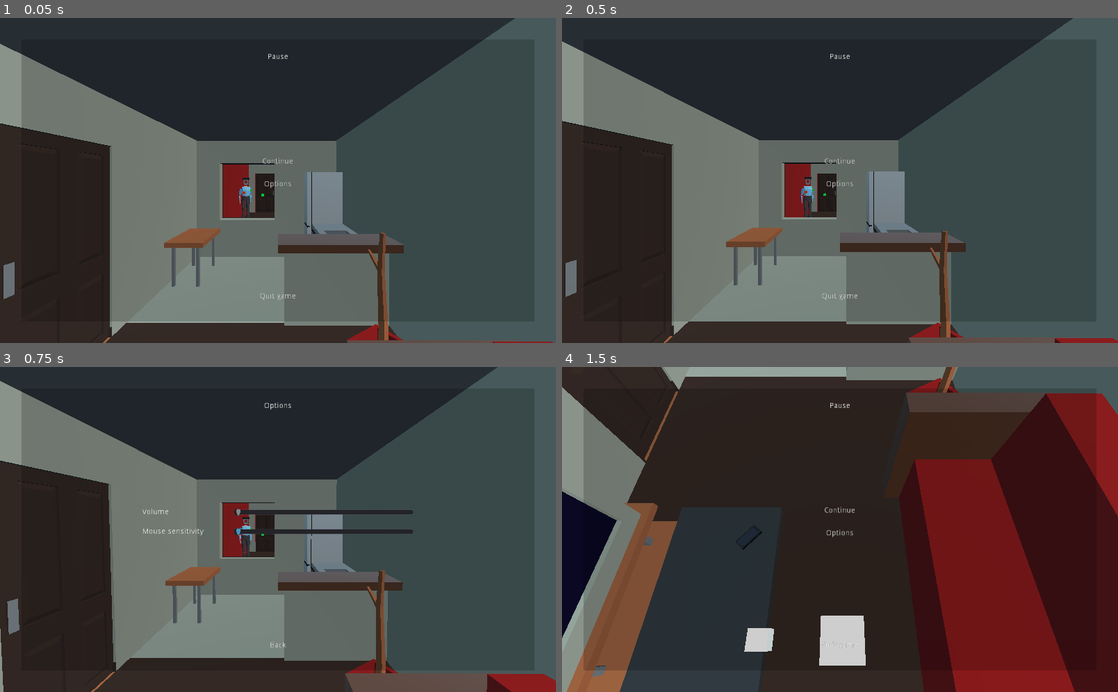
Above: before the commit, frames 1-4 (two rows, left to right).
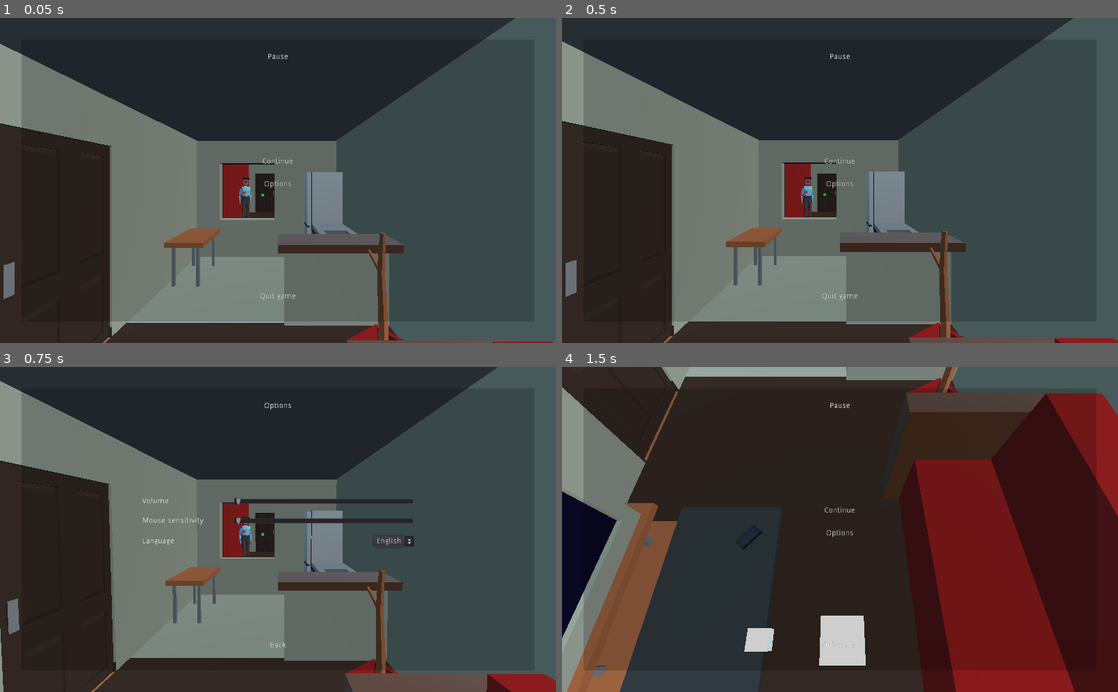
Above: after the commit, the same moments.

Repository: Eptwalabha/ld47
Game: Godot game, scene res://scenes/Game.tscn
Two runs of this game, one before a commit and one after it. Both use one fixed random seed, a clock stepped at 60 frames per second and the inputs below.
Inputs:
- Up to frame 1 (0.05 s): no input
- Up to frame 2 (0.5 s): no input
- Up to frame 3 (0.75 s): click "Options" at 0.5 s
- Up to frame 4 (1.5 s): click "Back" at 1.25 s

Frames 1-2 are identical in both runs. In frame 3, 1.9% of the frame differs, in the area x 25-75%, y 40-56%; in frame 4, nothing differs.

Commit message:
add option to change locale

Diff:
--- a/assets/text/text.csv
+++ b/assets/text/text.csv
@@ -82,3 +82,6 @@
 ui_title_options_menu	Options	Options
 ui_slider_music_volume	Volume	Volume
 ui_slider_mouse_sensitivity	Mouse sensitivity	Sensibilité de la souris
+ui_select_lang	Language	Langue
+ui_locale_fr	Français	Français
+ui_locale_en	English	English
--- a/scenes/ui/menus/OptionsMenu.gd
+++ b/scenes/ui/menus/OptionsMenu.gd
@@ -5,8 +5,27 @@
 signal options_clicked
 signal back_clicked
 
+onready var dropdown := $Menu/Container/Options/List/Locales/OptionButton as OptionButton
+
+var locales = []
+
+func _ready() -> void:
+	var i = 0
+	locales = []
+	var popup := dropdown.get_popup()
+	var current_locale = TranslationServer.get_locale()
+	for locale in TranslationServer.get_loaded_locales():
+		popup.add_item(tr("ui_locale_%s") % locale, i)
+		locales.push_back(locale)
+		if current_locale.begins_with(locale):
+			dropdown.select(i)
+		i += 1
+
 func open() -> void:
 	visible = true
 
 func _on_Back_pressed() -> void:
 	emit_signal("back_clicked")
+
+func _on_MenuButton_item_selected(index: int) -> void:
+	TranslationServer.set_locale(locales[index])
--- a/scenes/ui/menus/OptionsMenu.tscn
+++ b/scenes/ui/menus/OptionsMenu.tscn
@@ -14,32 +14,32 @@
 "_edit_use_anchors_": false
 }
 
-[node name="ColorRect" type="ColorRect" parent="."]
+[node name="Background" type="ColorRect" parent="."]
 margin_left = 40.0
 margin_top = 40.0
 margin_right = 984.0
 margin_bottom = 560.0
 color = Color( 0, 0, 0, 0.188235 )
 
-[node name="VBoxContainer" type="VBoxContainer" parent="."]
+[node name="Menu" type="VBoxContainer" parent="."]
 margin_left = 40.0
 margin_top = 40.0
 margin_right = 984.0
 margin_bottom = 560.0
 
-[node name="CenterContainer" type="CenterContainer" parent="VBoxContainer"]
+[node name="Title" type="CenterContainer" parent="Menu"]
 margin_right = 944.0
 margin_bottom = 64.0
 rect_min_size = Vector2( 0, 64 )
 
-[node name="Label" type="Label" parent="VBoxContainer/CenterContainer"]
+[node name="Label" type="Label" parent="Menu/Title"]
 margin_left = 401.0
 margin_top = 25.0
 margin_right = 542.0
 margin_bottom = 39.0
 text = "ui_title_options_menu"
 
-[node name="MarginContainer" type="MarginContainer" parent="VBoxContainer"]
+[node name="Container" type="MarginContainer" parent="Menu"]
 margin_top = 68.0
 margin_right = 944.0
 margin_bottom = 424.0
@@ -50,33 +50,33 @@
 custom_constants/margin_left = 30
 custom_constants/margin_bottom = 30
 
-[node name="CenterContainer" type="CenterContainer" parent="VBoxContainer/MarginContainer"]
+[node name="Options" type="CenterContainer" parent="Menu/Container"]
 margin_left = 30.0
 margin_top = 30.0
 margin_right = 914.0
 margin_bottom = 326.0
 size_flags_vertical = 3
 
-[node name="VBoxContainer" type="VBoxContainer" parent="VBoxContainer/MarginContainer/CenterContainer"]
+[node name="List" type="VBoxContainer" parent="Menu/Container/Options"]
 margin_left = 192.0
-margin_top = 122.0
+margin_top = 102.0
 margin_right = 692.0
-margin_bottom = 174.0
+margin_bottom = 194.0
 custom_constants/separation = 20
 
-[node name="HBoxContainer" type="HBoxContainer" parent="VBoxContainer/MarginContainer/CenterContainer/VBoxContainer"]
+[node name="Music" type="HBoxContainer" parent="Menu/Container/Options/List"]
 margin_right = 500.0
 margin_bottom = 16.0
 rect_min_size = Vector2( 500, 0 )
 
-[node name="Label" type="Label" parent="VBoxContainer/MarginContainer/CenterContainer/VBoxContainer/HBoxContainer"]
+[node name="Label" type="Label" parent="Menu/Container/Options/List/Music"]
 margin_top = 1.0
 margin_right = 165.0
 margin_bottom = 15.0
 size_flags_horizontal = 3
 text = "ui_slider_music_volume"
 
-[node name="HSlider" type="HSlider" parent="VBoxContainer/MarginContainer/CenterContainer/VBoxContainer/HBoxContainer"]
+[node name="HSlider" type="HSlider" parent="Menu/Container/Options/List/Music"]
 margin_left = 169.0
 margin_right = 500.0
 margin_bottom = 16.0
@@ -84,20 +84,20 @@
 size_flags_horizontal = 3
 size_flags_stretch_ratio = 2.0
 
-[node name="HBoxContainer2" type="HBoxContainer" parent="VBoxContainer/MarginContainer/CenterContainer/VBoxContainer"]
+[node name="Mouse" type="HBoxContainer" parent="Menu/Container/Options/List"]
 margin_top = 36.0
 margin_right = 500.0
 margin_bottom = 52.0
 rect_min_size = Vector2( 500, 0 )
 
-[node name="Label" type="Label" parent="VBoxContainer/MarginContainer/CenterContainer/VBoxContainer/HBoxContainer2"]
+[node name="Label" type="Label" parent="Menu/Container/Options/List/Mouse"]
 margin_top = 1.0
 margin_right = 176.0
 margin_bottom = 15.0
 size_flags_horizontal = 3
 text = "ui_slider_mouse_sensitivity"
 
-[node name="HSlider" type="HSlider" parent="VBoxContainer/MarginContainer/CenterContainer/VBoxContainer/HBoxContainer2"]
+[node name="HSlider" type="HSlider" parent="Menu/Container/Options/List/Mouse"]
 margin_left = 180.0
 margin_right = 500.0
 margin_bottom = 16.0
@@ -105,7 +105,29 @@
 size_flags_horizontal = 3
 size_flags_stretch_ratio = 2.0
 
-[node name="MarginContainer2" type="MarginContainer" parent="VBoxContainer"]
+[node name="Locales" type="HBoxContainer" parent="Menu/Container/Options/List"]
+margin_top = 72.0
+margin_right = 500.0
+margin_bottom = 92.0
+rect_min_size = Vector2( 500, 0 )
+
+[node name="Label" type="Label" parent="Menu/Container/Options/List/Locales"]
+margin_top = 3.0
+margin_right = 422.0
+margin_bottom = 17.0
+size_flags_horizontal = 3
+text = "ui_select_lang"
+
+[node name="OptionButton" type="OptionButton" parent="Menu/Container/Options/List/Locales"]
+margin_left = 426.0
+margin_right = 500.0
+margin_bottom = 20.0
+grow_vertical = 0
+size_flags_vertical = 3
+text = "English"
+selected = 0
+
+[node name="Back" type="MarginContainer" parent="Menu"]
 margin_top = 428.0
 margin_right = 944.0
 margin_bottom = 520.0
@@ -115,18 +137,19 @@
 custom_constants/margin_left = 30
 custom_constants/margin_bottom = 30
 
-[node name="CenterContainer" type="CenterContainer" parent="VBoxContainer/MarginContainer2"]
+[node name="CenterContainer" type="CenterContainer" parent="Menu/Back"]
 margin_left = 30.0
 margin_top = 30.0
 margin_right = 914.0
 margin_bottom = 62.0
 size_flags_vertical = 3
 
-[node name="Back" type="Button" parent="VBoxContainer/MarginContainer2/CenterContainer"]
+[node name="Back" type="Button" parent="Menu/Back/CenterContainer"]
 margin_left = 399.0
 margin_right = 485.0
 margin_bottom = 32.0
 rect_min_size = Vector2( 0, 32 )
 text = "ui_btn_back"
 flat = true
-[connection signal="pressed" from="VBoxContainer/MarginContainer2/CenterContainer/Back" to="." method="_on_Back_pressed"]
+[connection signal="item_selected" from="Menu/Container/Options/List/Locales/OptionButton" to="." method="_on_MenuButton_item_selected"]
+[connection signal="pressed" from="Menu/Back/CenterContainer/Back" to="." method="_on_Back_pressed"]
--- a/scenes/ui/menus/PauseMenu.tscn
+++ b/scenes/ui/menus/PauseMenu.tscn
@@ -14,32 +14,32 @@
 "_edit_use_anchors_": false
 }
 
-[node name="ColorRect" type="ColorRect" parent="."]
+[node name="Background" type="ColorRect" parent="."]
 margin_left = 40.0
 margin_top = 40.0
 margin_right = 984.0
 margin_bottom = 560.0
 color = Color( 0, 0, 0, 0.188235 )
 
-[node name="VBoxContainer" type="VBoxContainer" parent="."]
+[node name="Menu" type="VBoxContainer" parent="."]
 margin_left = 40.0
 margin_top = 40.0
 margin_right = 984.0
 margin_bottom = 560.0
 
-[node name="CenterContainer" type="CenterContainer" parent="VBoxContainer"]
+[node name="Title" type="CenterContainer" parent="Menu"]
 margin_right = 944.0
 margin_bottom = 64.0
 rect_min_size = Vector2( 0, 64 )
 
-[node name="Label" type="Label" parent="VBoxContainer/CenterContainer"]
+[node name="Label" type="Label" parent="Menu/Title"]
 margin_left = 406.0
 margin_top = 25.0
 margin_right = 537.0
 margin_bottom = 39.0
 text = "ui_title_pause_menu"
 
-[node name="MarginContainer" type="MarginContainer" parent="VBoxContainer"]
+[node name="Container" type="MarginContainer" parent="Menu"]
 margin_top = 68.0
 margin_right = 944.0
 margin_bottom = 424.0
@@ -50,28 +50,28 @@
 custom_constants/margin_left = 30
 custom_constants/margin_bottom = 30
 
-[node name="CenterContainer" type="CenterContainer" parent="VBoxContainer/MarginContainer"]
+[node name="Menus" type="CenterContainer" parent="Menu/Container"]
 margin_left = 30.0
 margin_top = 30.0
 margin_right = 914.0
 margin_bottom = 326.0
 size_flags_vertical = 3
 
-[node name="VBoxContainer" type="VBoxContainer" parent="VBoxContainer/MarginContainer/CenterContainer"]
+[node name="Buttons" type="VBoxContainer" parent="Menu/Container/Menus"]
 margin_left = 385.0
 margin_top = 111.0
 margin_right = 498.0
 margin_bottom = 185.0
 custom_constants/separation = 10
 
-[node name="Continue" type="Button" parent="VBoxContainer/MarginContainer/CenterContainer/VBoxContainer"]
+[node name="Continue" type="Button" parent="Menu/Container/Menus/Buttons"]
 margin_right = 113.0
 margin_bottom = 32.0
 rect_min_size = Vector2( 0, 32 )
 text = "ui_btn_continue"
 flat = true
 
-[node name="Options" type="Button" parent="VBoxContainer/MarginContainer/CenterContainer/VBoxContainer"]
+[node name="Options" type="Button" parent="Menu/Container/Menus/Buttons"]
 margin_top = 42.0
 margin_right = 113.0
 margin_bottom = 74.0
@@ -79,7 +79,7 @@
 text = "ui_btn_options"
 flat = true
 
-[node name="MarginContainer2" type="MarginContainer" parent="VBoxContainer"]
+[node name="Quit" type="MarginContainer" parent="Menu"]
 margin_top = 428.0
 margin_right = 944.0
 margin_bottom = 520.0
@@ -89,25 +89,25 @@
 custom_constants/margin_left = 30
 custom_constants/margin_bottom = 30
 
-[node name="CenterContainer" type="CenterContainer" parent="VBoxContainer/MarginContainer2"]
+[node name="CenterContainer" type="CenterContainer" parent="Menu/Quit"]
 margin_left = 30.0
 margin_top = 30.0
 margin_right = 914.0
 margin_bottom = 62.0
 size_flags_vertical = 3
 
-[node name="VBoxContainer" type="VBoxContainer" parent="VBoxContainer/MarginContainer2/CenterContainer"]
+[node name="VBoxContainer" type="VBoxContainer" parent="Menu/Quit/CenterContainer"]
 margin_left = 401.0
 margin_right = 483.0
 margin_bottom = 32.0
 custom_constants/separation = 10
 
-[node name="Quit" type="Button" parent="VBoxContainer/MarginContainer2/CenterContainer/VBoxContainer"]
+[node name="Quit" type="Button" parent="Menu/Quit/CenterContainer/VBoxContainer"]
 margin_right = 82.0
 margin_bottom = 32.0
 rect_min_size = Vector2( 0, 32 )
 text = "ui_btn_quit"
 flat = true
-[connection signal="pressed" from="VBoxContainer/MarginContainer/CenterContainer/VBoxContainer/Continue" to="." method="_on_Continue_pressed"]
-[connection signal="pressed" from="VBoxContainer/MarginContainer/CenterContainer/VBoxContainer/Options" to="." method="_on_Options_pressed"]
-[connection signal="pressed" from="VBoxContainer/MarginContainer2/CenterContainer/VBoxContainer/Quit" to="." method="_on_Quit_pressed"]
+[connection signal="pressed" from="Menu/Container/Menus/Buttons/Continue" to="." method="_on_Continue_pressed"]
+[connection signal="pressed" from="Menu/Container/Menus/Buttons/Options" to="." method="_on_Options_pressed"]
+[connection signal="pressed" from="Menu/Quit/CenterContainer/VBoxContainer/Quit" to="." method="_on_Quit_pressed"]
